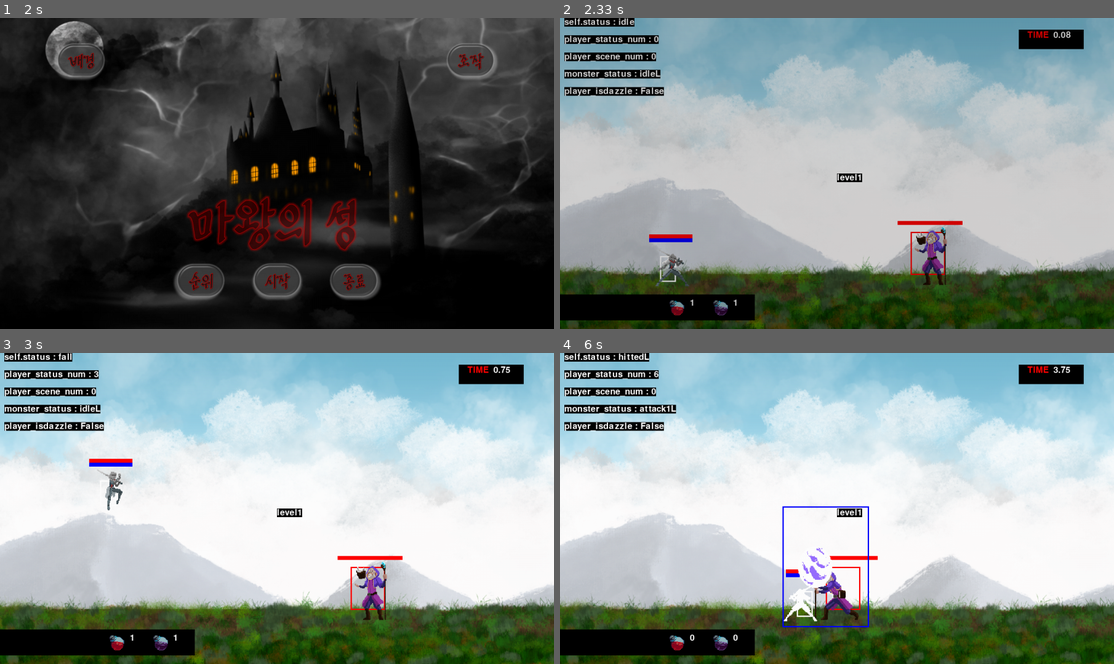
Above: before the commit, frames 1-4 (two rows, left to right).
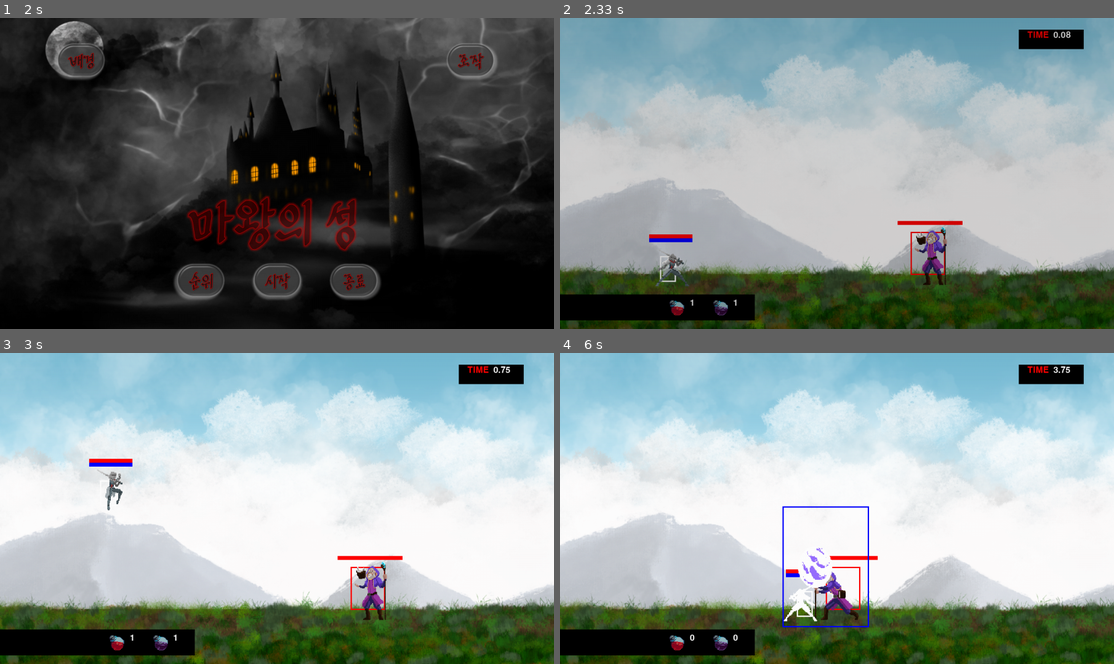
Above: after the commit, the same moments.

Repository: CSID-DGU/2022-1-OSSProj-GaCo-3
Game: pygame game, started from code/game.py
Same seed, same stepped clock (60 frames per second), same inputs: the game is played once before the commit and once after it.
Inputs (mouse positions are in pixels of both pictures, inside the frame that each line leads up to):
- Up to frame 1 (2 s): tap Enter at 0.33, 1, 1.35 s; type "ann" at 0.67 s; type "a" at 1.22 s; click (277, 195) at 1.82 s
- Up to frame 2 (2.33 s): click (837, 282) at 2.15 s
- Up to frame 3 (3 s): tap Space at 2.65 s; hold Right from 2.98 s (still down)
- Up to frame 4 (6 s): tap Space at 3.05, 3.35, 3.6, 3.9, 4.1, 4.4, 4.67, 4.97, 5.1, 5.4, 5.77 s; release Right at 3.45 s; hold Right 3.53-4 s; tap Z at 3.68, 5.18 s; hold Left 4.03-4.57 s; tap X at 4.18, 5.85 s; hold Left 4.6-5 s; hold Right 5.03-5.67 s; hold Left from 5.7 s (still down)

Frame 1 is identical in both runs. In frame 2, 2.5% of the frame differs, in the area x 0-55%, y 0-53%; in frame 3, 2.5%; in frame 4, 2.7%.

Commit message:
fix : remove debug code - scene

Diff:
--- a/code/scene.py
+++ b/code/scene.py
@@ -72,20 +72,8 @@
         # 시간 오른쪽 상단에 위치시킴
         self.time_render(time)
 
-        # # 디버그 코드
-        debug("self.status : " + str(self.player.status), 10, 0)
-        debug("player_status_num : " + str(self.player.status_num), 10, 40)
-        debug("player_scene_num : " + str(self.player.scene_num), 10, 80)
-        debug("monster_status : " + str(self.monster.status), 10, 120)
-        debug("player_isdazzle : " + str(self.player.isdazzle), 10, 160)
-        # #debug("Spell_isAttack : " + str(self.monster.spell.isAttack), 10, 160)
-
         self.fade_in()
-
         self.dazzle(self.monster, self.player) #dazzle
-
-        debug(self.game_state, WIDTH // 2, HEIGHT // 2)  # 게임 장면 바뀌는 거 확인용
-
         pygame.display.update()
 
     def fade_in(self):
